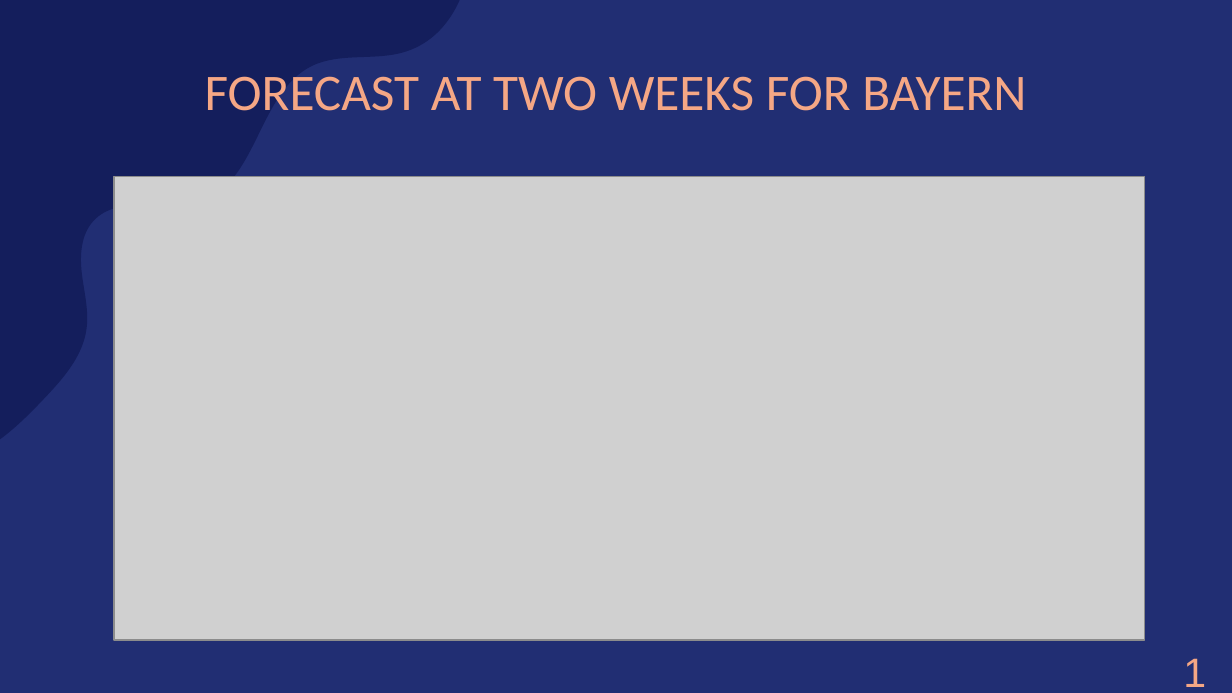
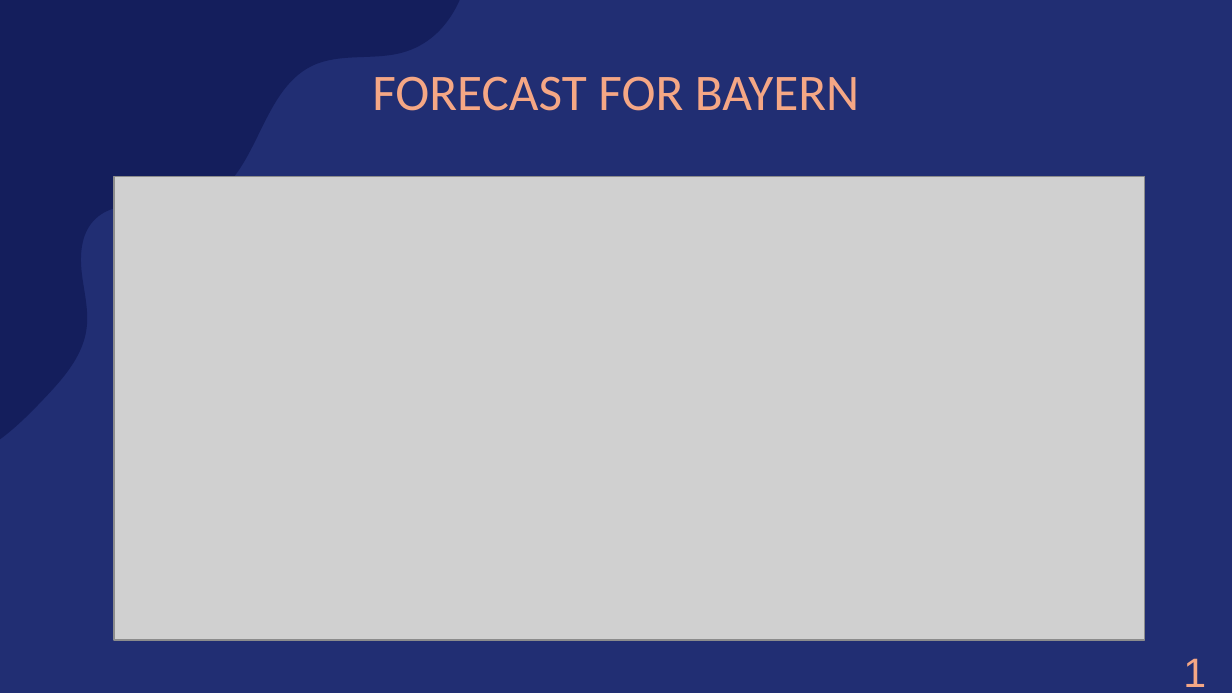
Before and after one commit to amarquard089/Covid19-Hospitalisierungsrate, a slide deck: slide 41 of Praesentation/COVID-19 Hospitalisierungsrate.pptx. Drawn at 1232x693 pixels with LibreOffice and Linux fonts; fonts in the diff are those of the drawing; grey boxes stand for pictures. Boxes give left, top, right and bottom in pixels: in the first picture for what was removed or moved away, otherwise in the second. Text is boxed around its words. In the diff, an @@ line names an element or a change of style, - is before the commit and + after.

Commit message:
update pp and forecast plots

```diff
--- a/Praesentation/COVID-19 Hospitalisierungsrate.pptx
+++ b/Praesentation/COVID-19 Hospitalisierungsrate.pptx
@@ title at (372,76,859,111): text changed @@
-FORECAST AT TWO WEEKS FOR BAYERN
+FORECAST FOR BAYERN
```
Also in this commit, not shown: 2 other slides changed, 1 slide added, 1 slide removed, 2 other files.
